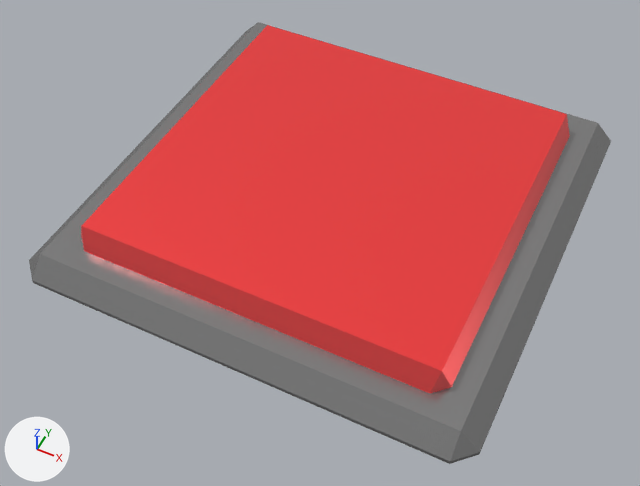
One commit to the Blender file Program/Ψ/Data/Button/Button.blend: the scene before it, then after it.
The view is the same before and after, from a 50 mm lens placed at (1.55, -3.34, 3.73), pointed at (0.02, -0.28, -0.1). Arrows for +X, +Y and +Z are at lower left; the lights stay in place.

The first picture shows 'Base', 'Button'.
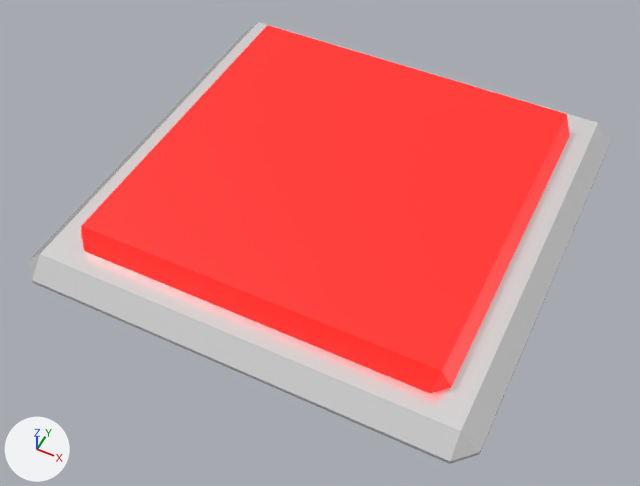
The change, as a list of edits to the scene's bpy script:
```text
Change mat_material:
    mat_material.base_color: (0.305, 0.305, 0.305) -> (1.0, 1.0, 1.0)  # grey #969696 -> white #ffffff
Change mat_material_002:
    mat_material_002.base_color: (1.0, 0.0, 0.00188) -> (0.488, 0.0081, 0.00574)  # red #ff0006 -> red #b91611
    mat_material_002.emission_color: (0.0341, 0.0341, 0.0341) -> (0.883, 0.0121, 0.00824)  # black #343434 -> red #f11d16
```

Where the change shows, as pixel boxes [x1, y1, x2, y2] in the pictures (640 x 486 px):
'Button', recoloured: [81, 25, 570, 393] in both
'Base', recoloured (grey to white): [29, 22, 611, 464] in both
